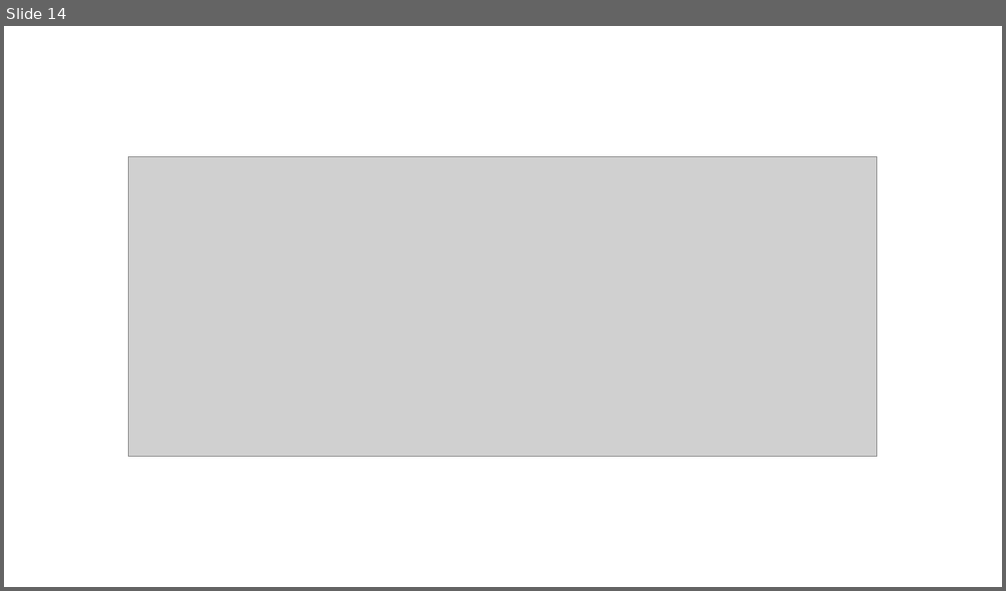
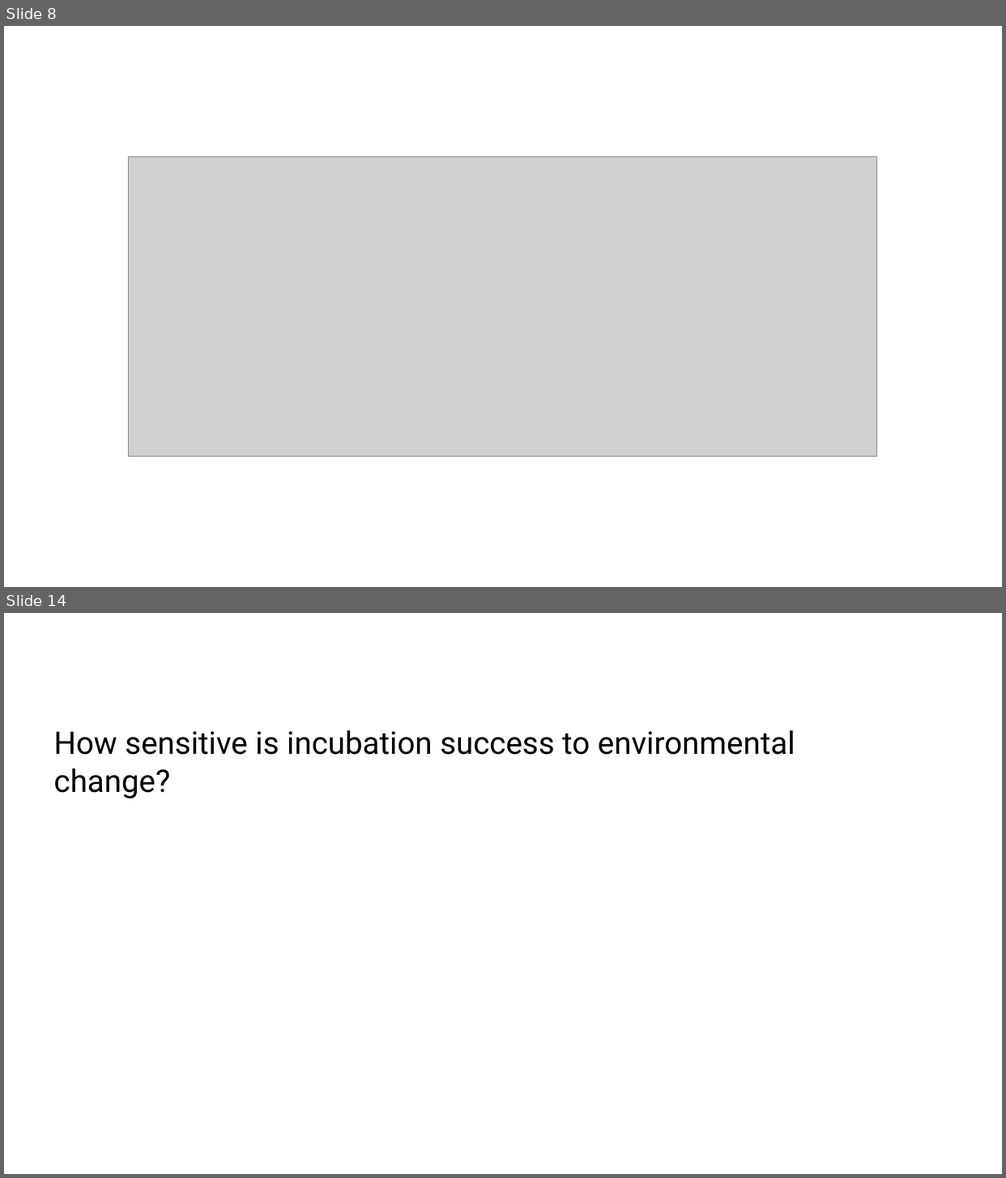
Before and after one commit to ltaylor2/LHSP, a slide deck: SICB/SICB2025.pptx. Shown one above the other, each under a label of ours: slide 14 before the commit, slides 8 and 14 after it; the slides between them are not shown. The pictures are 1006x591 and 1006x1178 pixels, drawn with LibreOffice and Linux fonts; fonts in the diff are those of the drawing; grey boxes stand for pictures. Boxes give left, top, right and bottom in pixels: in the first picture for what was removed or moved away, otherwise in the second. Text is boxed around its words. In the diff, an @@ line names an element or a change of style, - is before the commit and + after.

Commit message:
sicb working, just variation in strategies left. TODO individual strategies successful, or pairs? Variation in STRATEGIES across environments, or variation in COMBOS across envs bigger? Also, run breeding season model with only one parent initialized to look at success of different strategies for F across all envs

```diff
--- a/SICB/SICB2025.pptx
+++ b/SICB/SICB2025.pptx
@@ slide 14 added at (x1=4, y1=613, x2=1002, y2=1174), background #FFFFFF @@
@@ text added at (x1=54, y1=730, x2=795, y2=798), 30 pt, text #000000 @@
+How sensitive is incubation success to environmental change?
@@ what was slide 14 is now slide 8 @@
```
Also in this commit, not shown: 11 other slides added, 13 slides removed, 26 other files.
